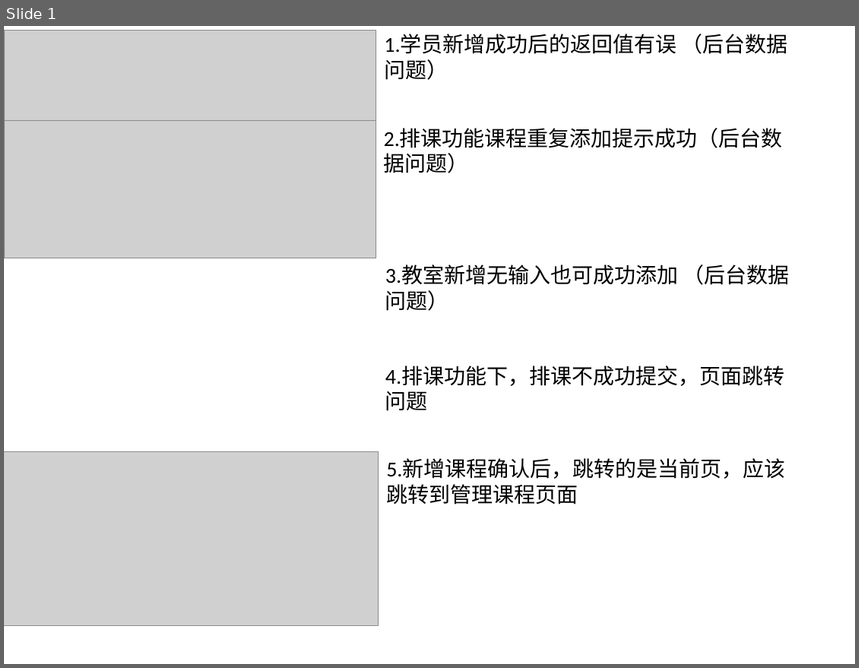
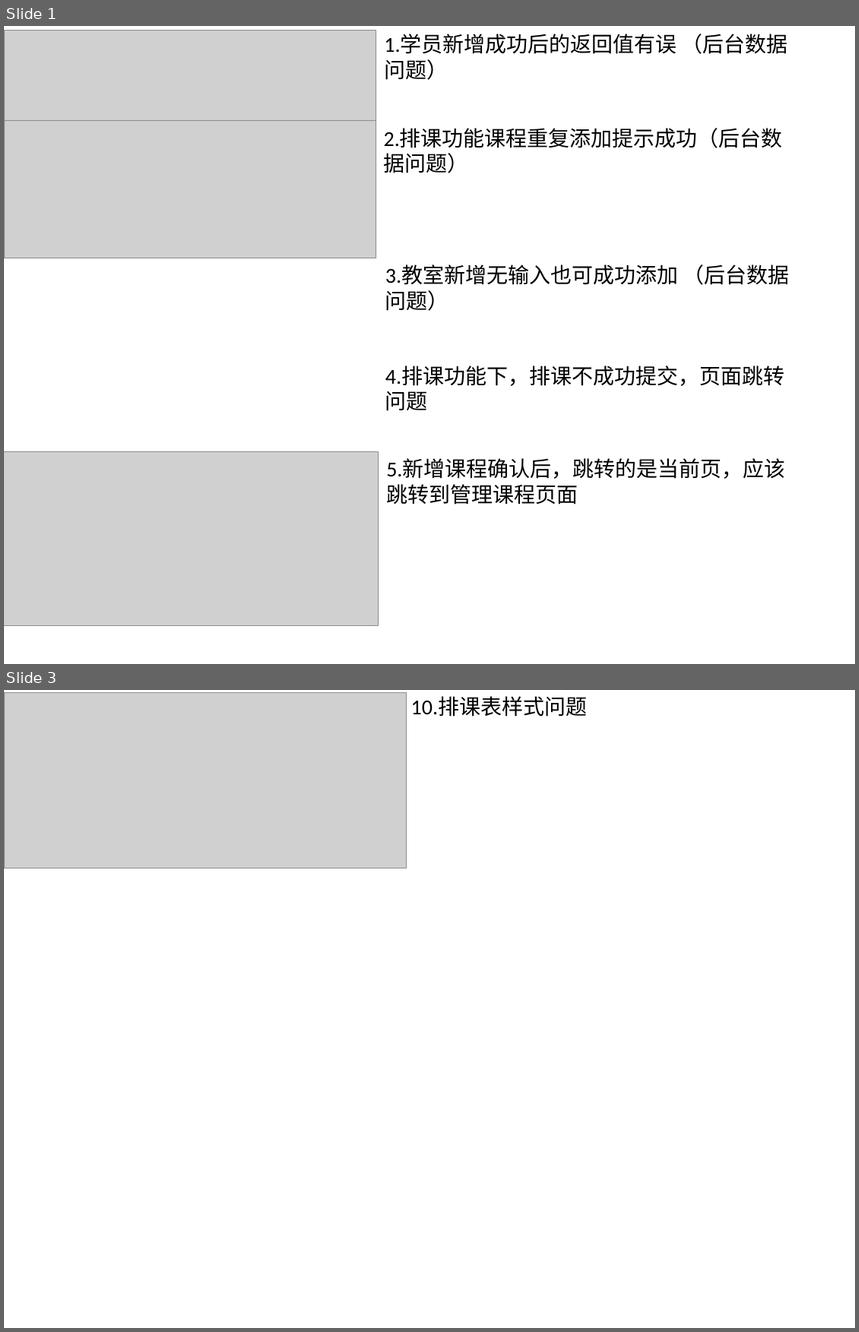
Before and after one commit to lieoluntan/sdpkRW, a slide deck: 个人测试任务表/0116测试问题/0116测试问题.pptx. Shown one above the other, each under a label of ours: slide 1 before the commit, slides 1 and 3 after it; the slides between them are not shown. The pictures are 859x668 and 859x1332 pixels, drawn with LibreOffice and Linux fonts; fonts in the diff are those of the drawing; grey boxes stand for pictures. Boxes give left, top, right and bottom in pixels: in the first picture for what was removed or moved away, otherwise in the second. Text is boxed around its words. In the diff, an @@ line names an element or a change of style, - is before the commit and + after.

```diff
--- a/个人测试任务表/0116测试问题/0116测试问题.pptx
+++ b/个人测试任务表/0116测试问题/0116测试问题.pptx
@@ slide 3 added at (4,690,855,1328), background #FFFFFF @@
@@ picture added at (4,692,406,869) @@
@@ text added at (411,697,587,717), 18 pt, text #000000 @@
+10.排课表样式问题
```
Also in this commit, not shown: 1 slide changed, 1 other file.
